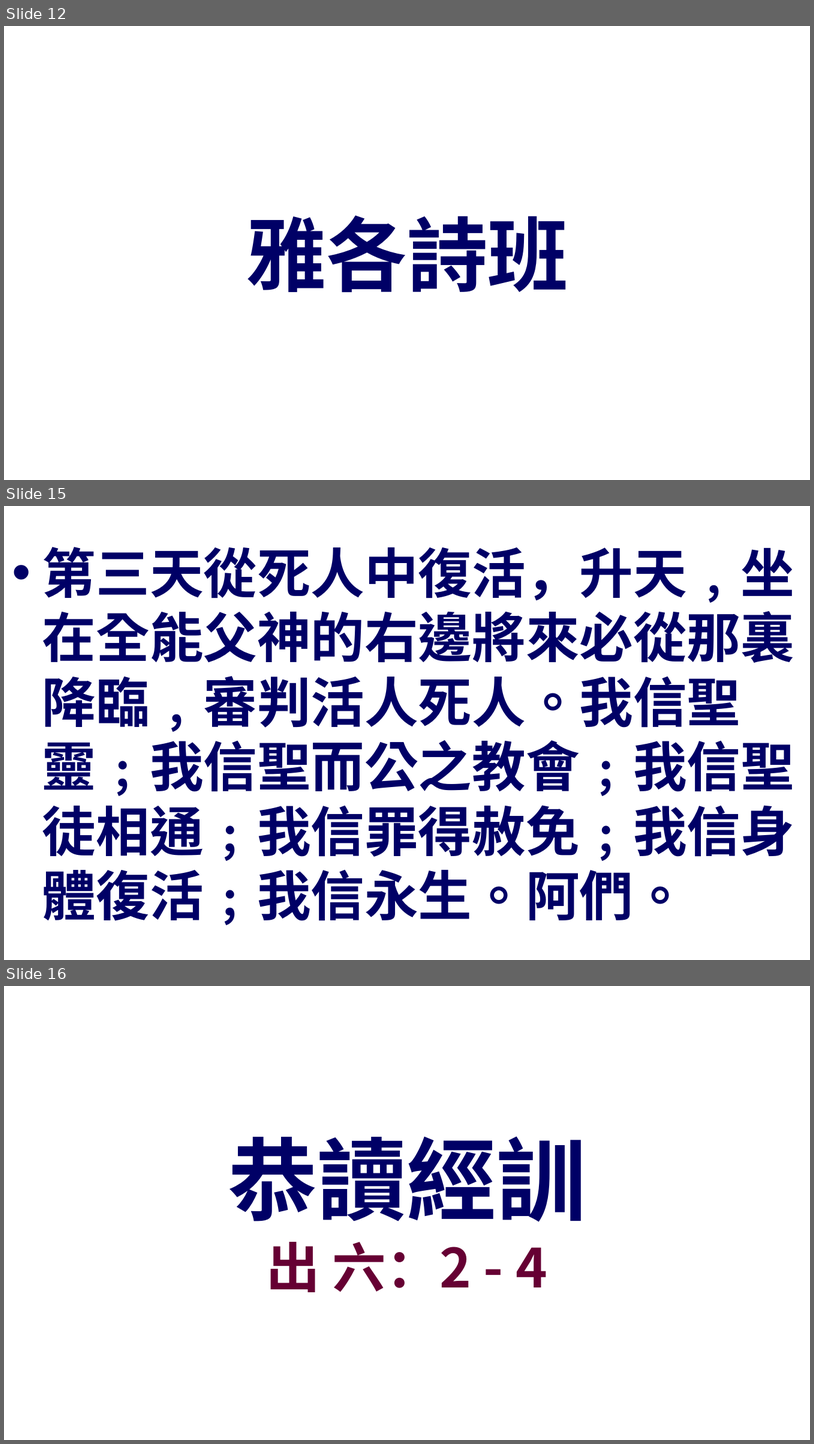
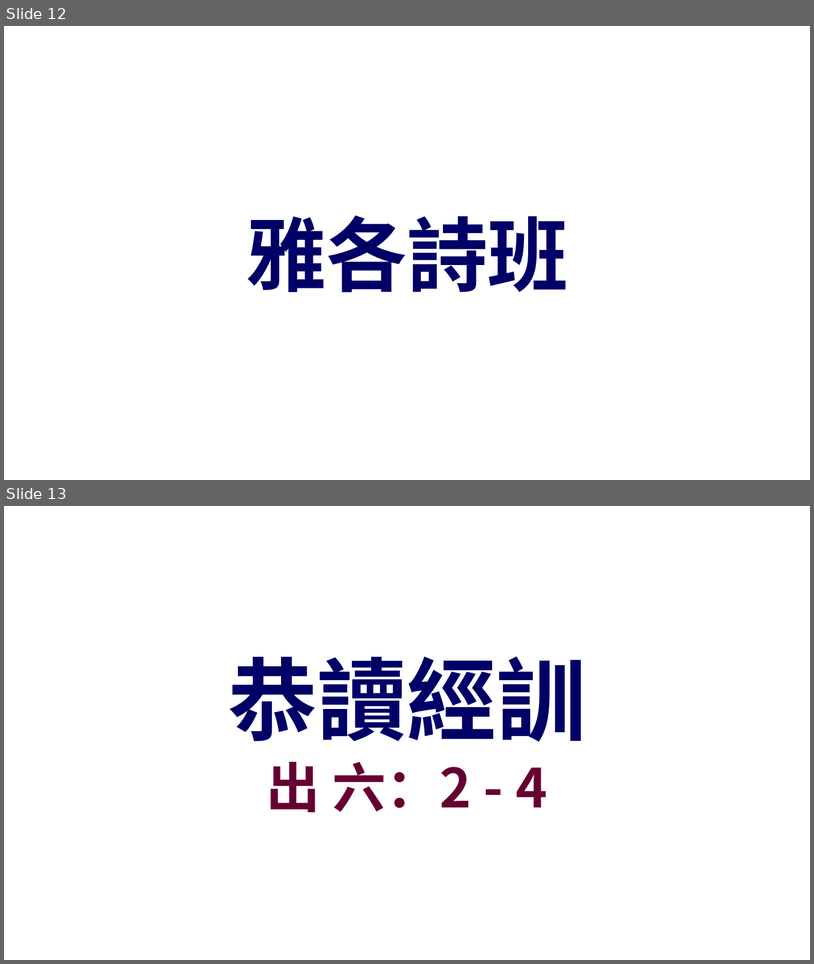
Before and after one commit to batisuoc/other-ppts, a slide deck: 崇拜流程_version02.pptx. Shown one above the other, each under a label of ours: slides 12, 15 and 16 before the commit, slides 12 and 13 after it; the slides between them are not shown. The pictures are 814x1444 and 814x964 pixels, drawn with LibreOffice and Linux fonts; fonts in the diff are those of the drawing; background and template pictures are left out. Boxes give left, top, right and bottom in pixels: in the first picture for what was removed or moved away, otherwise in the second. Text is boxed around its words. In the diff, an @@ line names an element or a change of style, - is before the commit and + after.

```diff
--- a/崇拜流程_version02.pptx
+++ b/崇拜流程_version02.pptx
@@ slide 15 removed at [4,506,810,960], background picture (left out) @@
@@ text removed at [42,547,795,925] @@
-• 第三天從死人中復活，升天﹐坐在全能父神的右邊將來必從那裏降臨﹐審判活人死人。我信聖靈﹔我信聖而公之教會﹔我信聖徒相通﹔我信罪得赦免﹔我信身體復活﹔我信永生。阿們。
@@ what was slide 16 is now slide 13 @@
```
Also in this commit, not shown: 2 slides added, 3 other slides removed, 1 other file.
